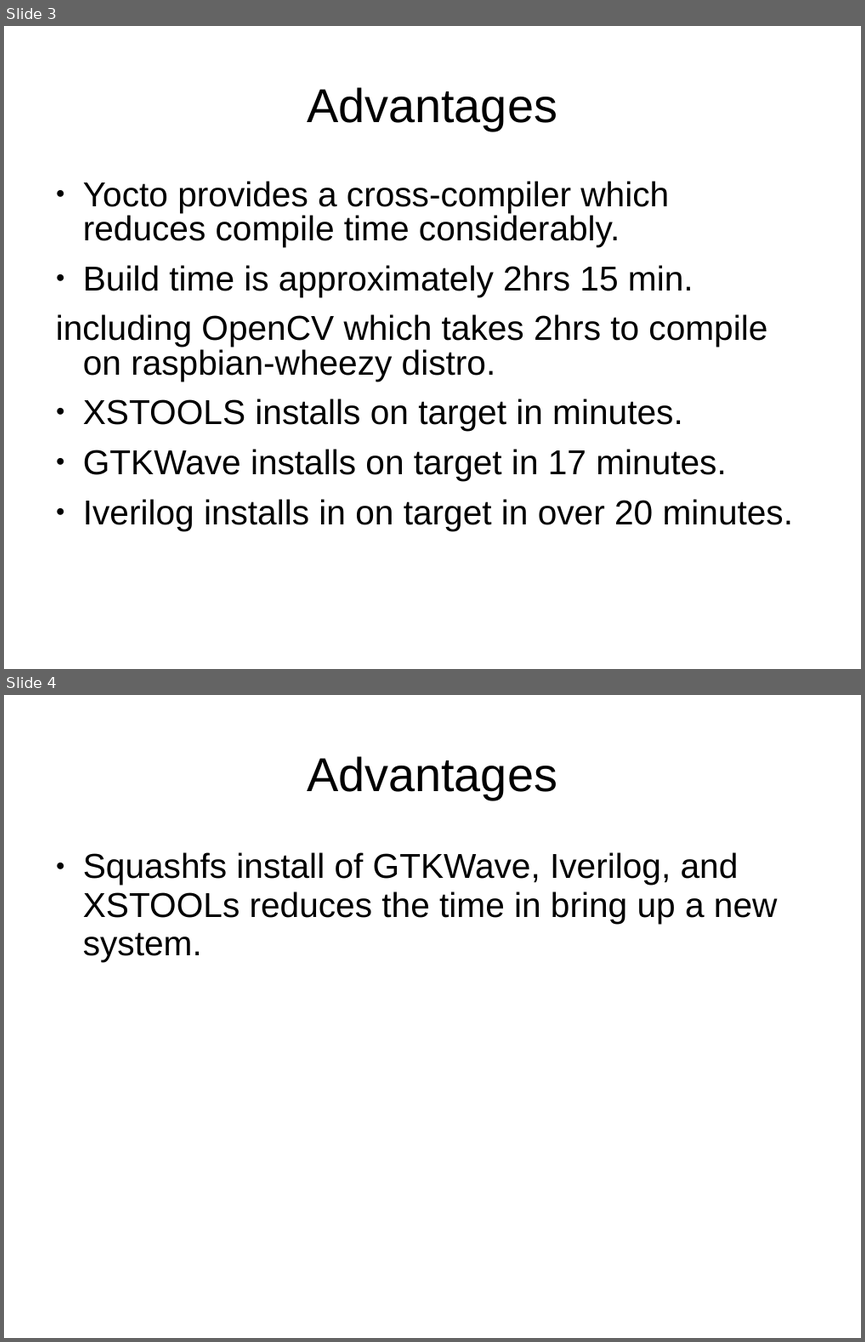
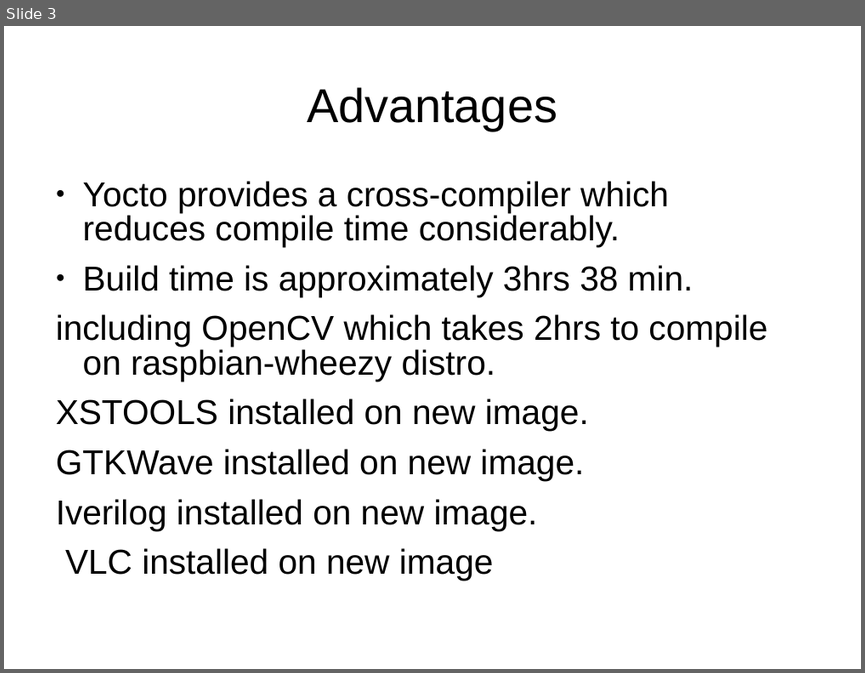
Before and after one commit to develone/raspberrypi2_yocto, a slide deck: doc/yocto_raspbain.ppt. Shown one above the other, each under a label of ours: slides 3 and 4 before the commit, slide 3 after it. The pictures are 865x1342 and 865x673 pixels, drawn with LibreOffice and Linux fonts; fonts in the diff are those of the drawing. Boxes give left, top, right and bottom in pixels: in the first picture for what was removed or moved away, otherwise in the second. Text is boxed around its words. In the diff, an @@ line names an element or a change of style, - is before the commit and + after.

Commit message:
new build see poky_patch_test.txt image now includes gtkwave iverilog vlc xstools installed. root passwd is raspberrypi and still fits on 4GB SD

```diff
--- a/doc/yocto_raspbain.ppt
+++ b/doc/yocto_raspbain.ppt
@@ slide 4 removed at [4,695,861,1338], background #FFFFFF @@
@@ title removed at [307,756,557,800] @@
-Advantages
@@ text removed at [83,852,778,962] @@
-● Squashfs install of GTKWave, Iverilog, and XSTOOLs reduces the time in bring up a new system.
@@ slide 3 changed as well @@
@@ text at [56,181,767,380]: indent changed @@
@@ text at [83,265,693,296]: text changed @@
-● Build time is approximately 2hrs 15 min.
+● Build time is approximately 3hrs 38 min.
@@ text at [56,398,589,580]: text changed @@
-● XSTOOLS installs on target in minutes.
-● GTKWave installs on target in 17 minutes.
-● Iverilog installs in on target in over 20 minutes.
+XSTOOLS installed on new image.
+GTKWave installed on new image.
+Iverilog installed on new image.
+VLC installed on new image
```
Also in this commit, not shown: 3 other slides changed, 1 slide added, 10 other files.
